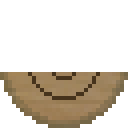
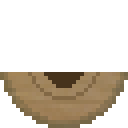
Comparing the layer stacks of the two 128 x 128 images. Changes:
added layer "Layer 3" above "Layer 2" over [44, 72, 84, 88]
painted on "Layer 2" over [28, 72, 100, 100]
